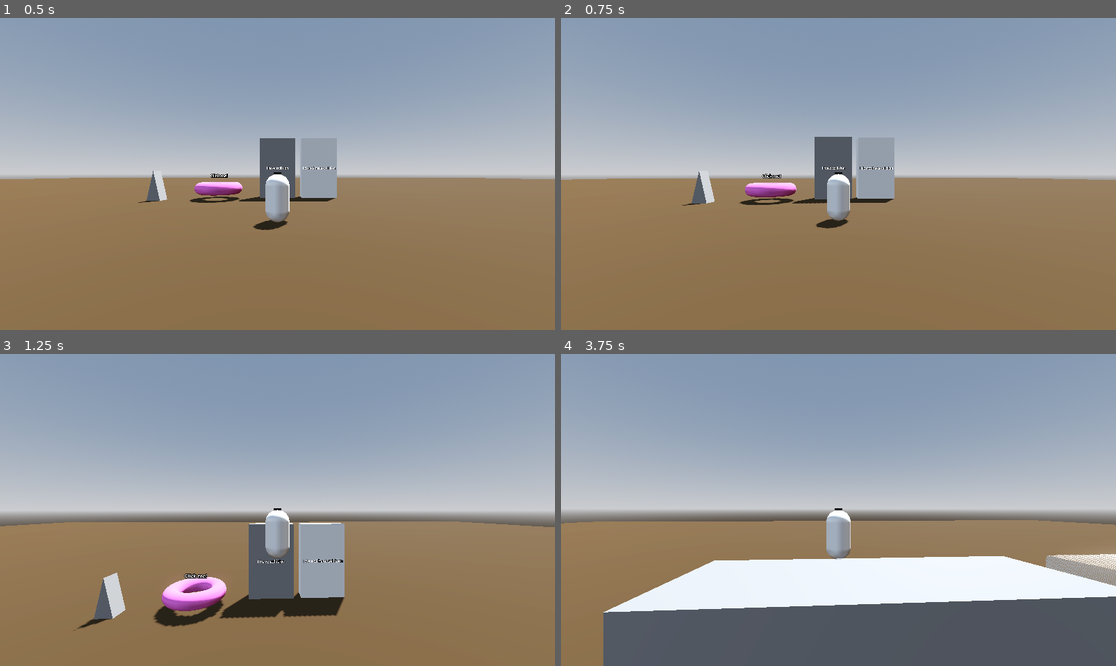
Above: before the commit, frames 1-4 (two rows, left to right).
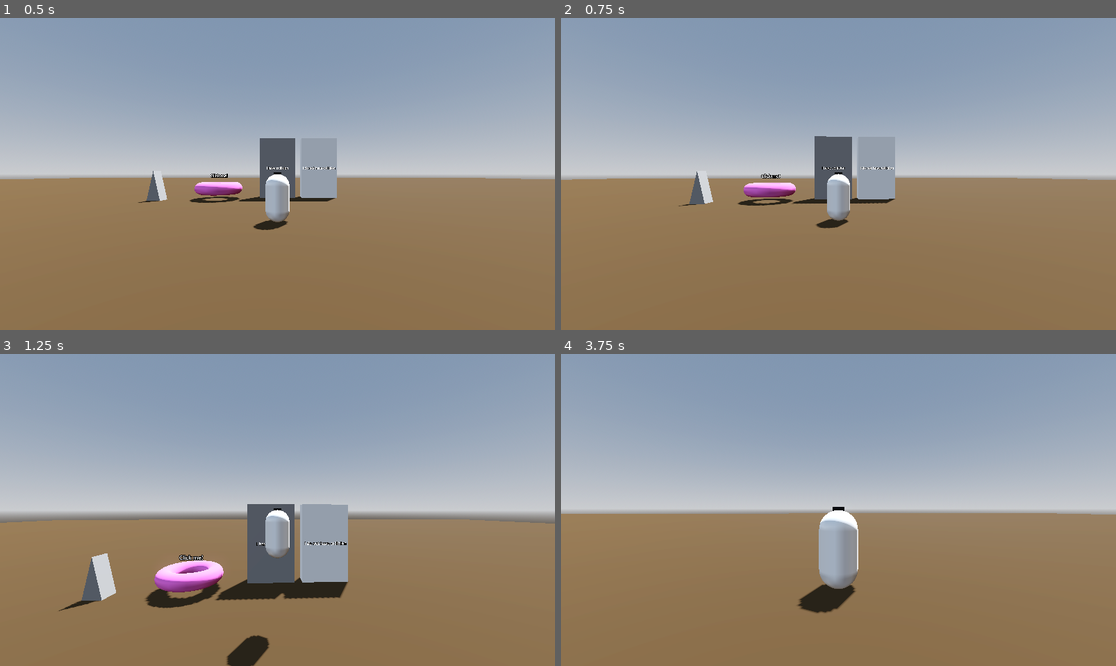
Above: after the commit, the same moments.

Repository: Gjosti/dev-sandbox
Game: Godot game, scene res://Levels/sandbox_level.tscn
Same seed, same stepped clock (60 frames per second), same inputs: the game is played once before the commit and once after it.
Inputs (mouse positions are in pixels of both pictures, inside the frame that each line leads up to):
- Up to frame 1 (0.5 s): no input
- Up to frame 2 (0.75 s): tap Enter at 0.5 s; move the mouse to (866, 174) at 0.52 s; hold W (move_forward) from 0.53 s (still down); hold Mouse wheel down (scroll_backward) from 0.53 s (still down); click (866, 174) at 0.67 s
- Up to frame 3 (1.25 s): keep holding W (move_forward); keep holding Mouse wheel down (scroll_backward); tap Space (jump) at 0.77, 1.07 s; tap Mouse wheel up (scroll_forward) at 0.8 s
- Up to frame 4 (3.75 s): keep holding W (move_forward); move the mouse to (810, 510) at 1.27 s; release Mouse wheel down (scroll_backward) at 1.28 s; tap Mouse wheel up (scroll_forward) at 1.35, 3.05 s; click (810, 510) at 1.42 s; tap Space (jump) at 1.52, 1.55, 1.82, 3.02, 3.32 s; move the mouse to (849, 503) at 2.02 s; hold Space (jump) 2.03-2.78 s; click (849, 503) at 2.17 s; tap Mouse wheel down (scroll_backward) at 2.3, 2.85 s; move the mouse to (832, 516) at 2.77 s; click (832, 516) at 2.92 s; move the mouse to (877, 513) at 3.52 s; hold Mouse wheel up (scroll_forward) from 3.53 s (still down); click (877, 513) at 3.67 s

Frame 1 is identical in both runs. In frame 2, 0.4% of the frame differs, in the area x 21-89%, y 37-68%; in frame 3, 8.1%; in frame 4, 33%, in the area x 0-100%, y 48-100%.

Commit message:
Slight air momentum added, + organized player code

Diff:
--- a/Player/player.gd
+++ b/Player/player.gd
@@ -1,48 +1,63 @@
 extends CharacterBody3D
 
-const SPEED := 5.0
-
-@export_group("Jump Settings")
-@export var jump_height: float = 5
+# ovement Settings
+@export_group("Movement Settings")
+@export var jump_height: float = 4
 @export var jump_time_to_peak: float = 0.5
 @export var jump_time_to_descent: float = 0.25
 @export var extra_jumps: int = 1
+@export var speed: float = 6.0
 
+# Camera Settings
 @export_group("Camera Settings")
 @export var mouse_sensitivity: float = 0.00075
-@export var camera_scroll_sensitivity = 0.25
+@export var camera_scroll_sensitivity: float = 0.25
 @export var min_camera_rotation: float = -90
 @export var max_camera_rotation: float = 90
 @export var min_camera_distance: float = 1
 @export var max_camera_distance: float = 15
 
+# State Variables
 var _look := Vector2.ZERO
-var jumps_left = extra_jumps
+var jumps_left: int = extra_jumps
+var previous_velocity: Vector3
 
+# Node References
 @onready var horizontal_pivot: Node3D = $HorizontalPivot
 @onready var vertical_pivot: Node3D = $HorizontalPivot/VerticalPivot
 @onready var player_mesh: Node3D = $MeshInstance3D
 @onready var collision_shape_3d: CollisionShape3D = $CollisionShape3D
 @onready var camera_arm: SpringArm3D = $HorizontalPivot/VerticalPivot/CameraArm
 
-# Jump vars
+# Calculated Jump Variables
 @onready var jump_velocity: float = (2.0 * jump_height) / jump_time_to_peak
 @onready var jump_gravity: float = (-2.0 * jump_height) / (jump_time_to_peak * jump_time_to_peak)
 @onready var fall_gravity: float = (-2.0 * jump_height) / (jump_time_to_peak * jump_time_to_descent)
 
+# Initialization
 func _ready() -> void:
 	Input.mouse_mode = Input.MOUSE_MODE_CAPTURED
 
+# Physics Processing
 func _physics_process(delta: float) -> void:
 	frame_camera_rotation()
+	apply_gravity(delta)
+	handle_movement()
+	handle_air_control()
+	move_and_slide()
+	previous_velocity = velocity
+
+# Gravity
+func apply_gravity(delta: float) -> void:
 	velocity.y += get_player_gravity() * delta
-
-	# Jumping
 	if is_on_floor():
 		jumps_left = extra_jumps
 
+func get_player_gravity() -> float:
+	return jump_gravity if velocity.y > 0.0 else fall_gravity
 
-	# Directional Movement
+# Movement
+func handle_movement() -> void:
 	var input_dir := Input.get_vector("move_left", "move_right", "move_forward", "move_backward")
 	var direction := Vector3.ZERO
 	if input_dir.length() > 0:
@@ -50,43 +65,49 @@
 		var camera_basis = Basis(Vector3.UP, camera_yaw)
 		direction = (camera_basis * Vector3(input_dir.x, 0, input_dir.y)).normalized()
 	if direction != Vector3.ZERO:
-		velocity.x = direction.x * SPEED
-		velocity.z = direction.z * SPEED
+		velocity.x = direction.x * speed
+		velocity.z = direction.z * speed
 		var target_yaw = atan2(-direction.x, -direction.z)
 		player_mesh.rotation.y = target_yaw
 		collision_shape_3d.rotation.y = target_yaw
 	else:
-		velocity.x = move_toward(velocity.x, 0, SPEED)
-		velocity.z = move_toward(velocity.z, 0, SPEED)
+		velocity.x = move_toward(velocity.x, 0, speed)
+		velocity.z = move_toward(velocity.z, 0, speed)
 
-	move_and_slide()
+# Air Control
+func handle_air_control() -> void:
+	if not is_on_floor():
+		velocity.x = lerp(previous_velocity.x, velocity.x, 0.1)
+		velocity.z = lerp(previous_velocity.z, velocity.z, 0.1)
 
+# Input Handling
 func _unhandled_input(event: InputEvent) -> void:
-	# Toggle mouse capture
+	handle_mouse_input(event)
+	handle_jump_input(event)
+	handle_camera_zoom(event)
+
+func handle_mouse_input(event: InputEvent) -> void:
 	if event.is_action_pressed("ui_focus_next"):
 		Input.mouse_mode = Input.MOUSE_MODE_VISIBLE if Input.mouse_mode == Input.MOUSE_MODE_CAPTURED else Input.MOUSE_MODE_CAPTURED
+	if Input.mouse_mode == Input.MOUSE_MODE_CAPTURED and event is InputEventMouseMotion:
+		_look += -event.relative * mouse_sensitivity
 
-	if Input.mouse_mode == Input.MOUSE_MODE_CAPTURED:
-		if event is InputEventMouseMotion:
-			_look += -event.relative * mouse_sensitivity
-
+func handle_jump_input(event: InputEvent) -> void:
 	if event.is_action_pressed("jump"):
 		jump()
 	if event.is_action_released("jump") and velocity.y >= 0:
-		velocity.y *= 0.5
-	# Camera zoom
-	if Input.is_action_just_pressed("scroll_forward"):
-		camera_arm.spring_length = clampf(camera_arm.spring_length - camera_scroll_sensitivity, min_camera_distance, max_camera_distance)
-	if Input.is_action_just_pressed("scroll_backward"):
-		camera_arm.spring_length = clampf(camera_arm.spring_length + camera_scroll_sensitivity, min_camera_distance, max_camera_distance)
+		velocity.y *= 0.4
 
 func jump() -> void:
 	if jumps_left > 0:
 		jumps_left -= 1
 		velocity.y = jump_velocity
 
-func get_player_gravity() -> float:
-	return jump_gravity if velocity.y > 0.0 else fall_gravity
+func handle_camera_zoom(event: InputEvent) -> void:
+	if event.is_action_pressed("scroll_forward"):
+		camera_arm.spring_length = clampf(camera_arm.spring_length - camera_scroll_sensitivity, min_camera_distance, max_camera_distance)
+	if event.is_action_pressed("scroll_backward"):
+		camera_arm.spring_length = clampf(camera_arm.spring_length + camera_scroll_sensitivity, min_camera_distance, max_camera_distance)
 
 func frame_camera_rotation() -> void:
 	horizontal_pivot.rotation.y += _look.x
